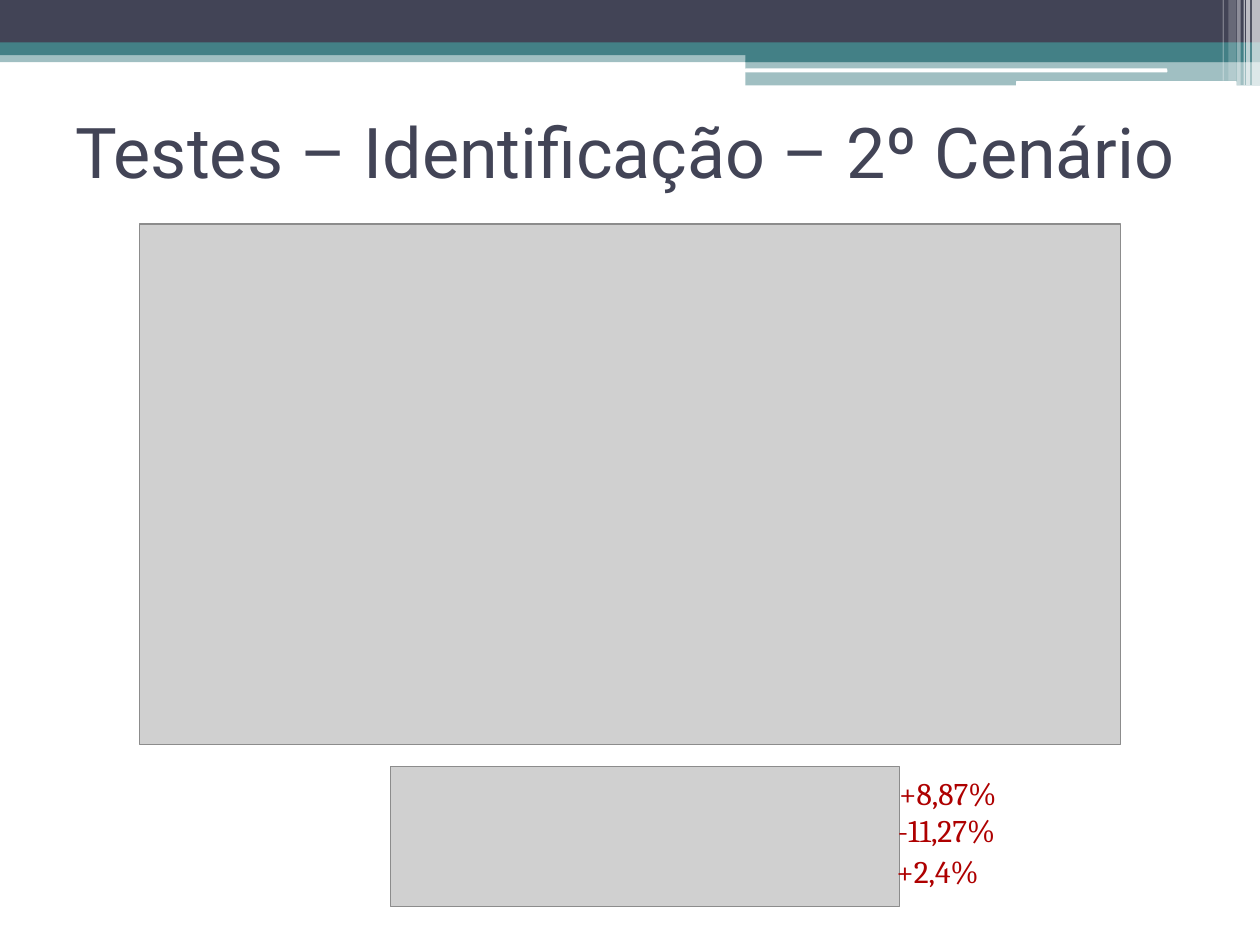
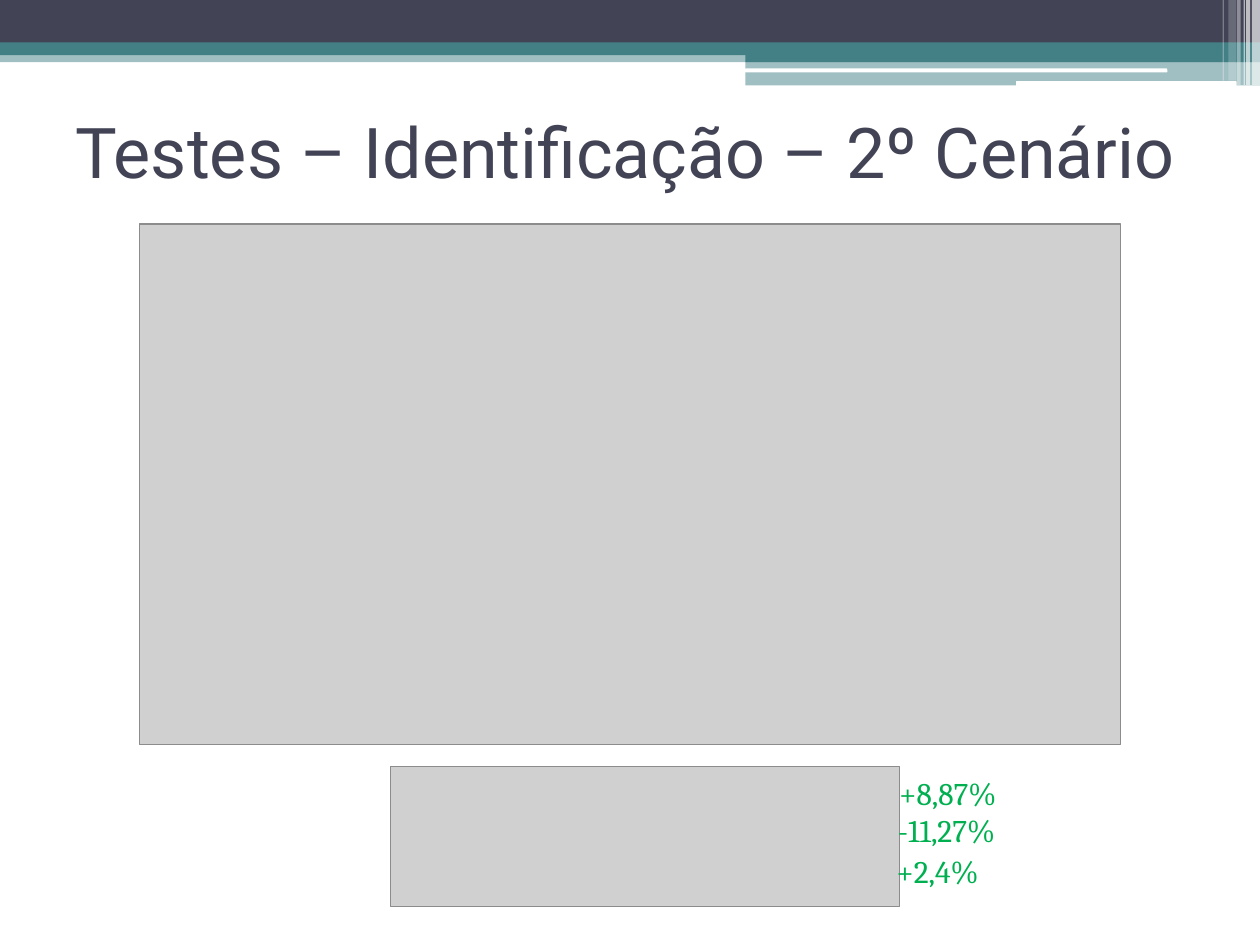
Before and after one commit to talesporto/Artigo-TRUE-SBCUP, a slide deck: slide 34 of apresentacao/ApresentacaoSBCUP.pptx (slide 43 before the commit). Drawn at 1260x945 pixels with LibreOffice and Linux fonts; fonts in the diff are those of the drawing; grey boxes stand for pictures. Boxes give left, top, right and bottom in pixels: in the first picture for what was removed or moved away, otherwise in the second. Text is boxed around its words. In the diff, an @@ line names an element or a change of style, - is before the commit and + after.

```diff
--- a/apresentacao/ApresentacaoSBCUP.pptx
+++ b/apresentacao/ApresentacaoSBCUP.pptx
@@ text colour #AE0000 to #00B050 in 3 elements at (x1=899, y1=776, x2=996, y2=812), (x1=898, y1=813, x2=995, y2=849), (x1=896, y1=855, x2=978, y2=891) @@
```
Also in this commit, not shown: 14 other slides changed, 10 slides removed.
